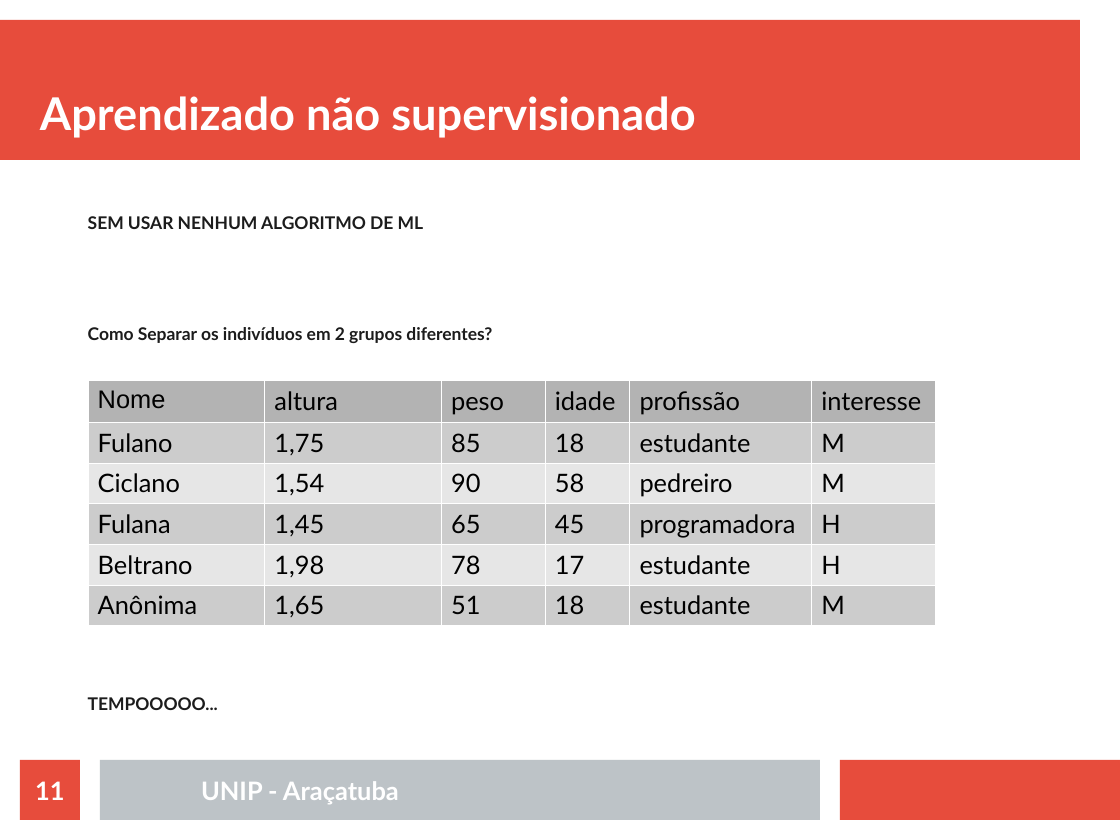
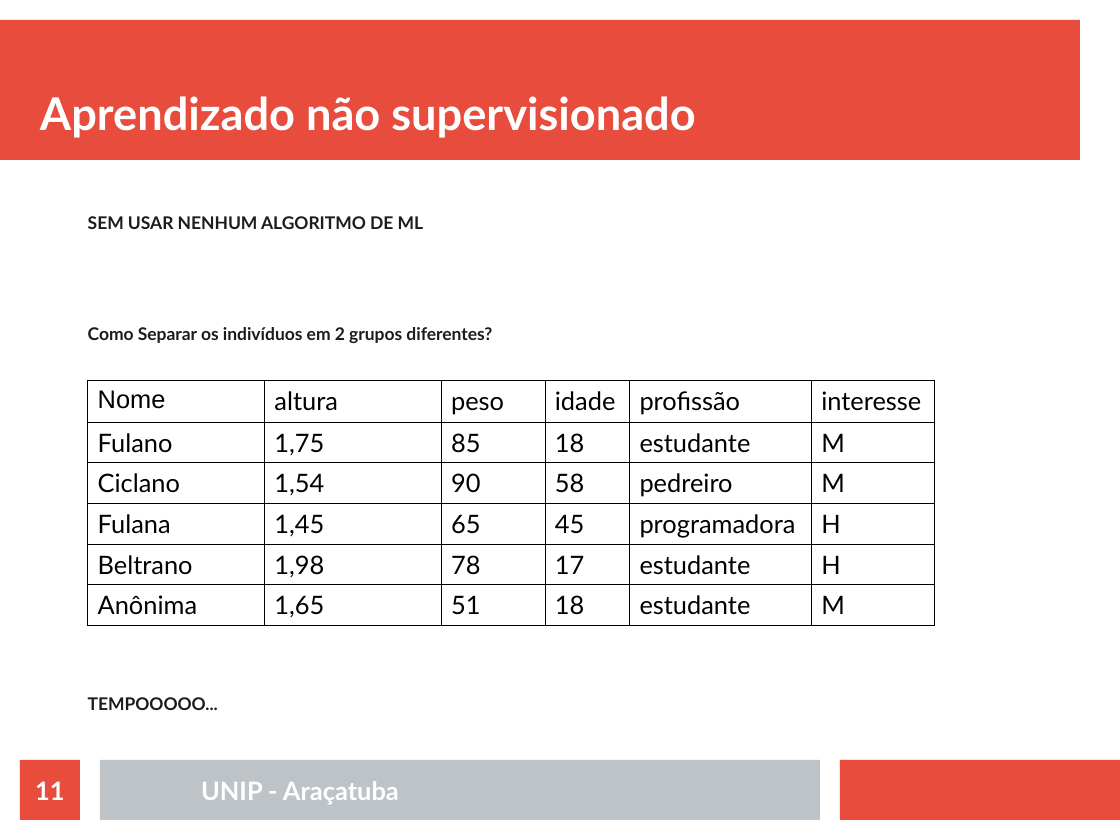
Before and after one commit to rafaelstojoao/pos-unip, a slide deck: slide 11 of [2020][modulo][Machine_Learning]/[aula]02[Agrupamento].odp. Drawn at 1120x840 pixels with LibreOffice and Linux fonts; fonts in the diff are those of the drawing. Boxes give left, top, right and bottom in pixels: in the first picture for what was removed or moved away, otherwise in the second. Text is boxed around its words. In the diff, an @@ line names an element or a change of style, - is before the commit and + after.

```diff
--- a/[2020][modulo][Machine_Learning]/[aula]02[Agrupamento].odp
+++ b/[2020][modulo][Machine_Learning]/[aula]02[Agrupamento].odp
@@ table at (x1=87, y1=380, x2=935, y2=621) @@
@@ fill #B3B3B3 to none in row 1 @@
@@ fill #CCCCCC to none in 18 cells @@
@@ fill #E6E6E6 to none in 12 cells @@
@@ borders changed @@
```
Also in this commit, not shown: 21 other slides changed, 6 slides removed, 1 other file.
